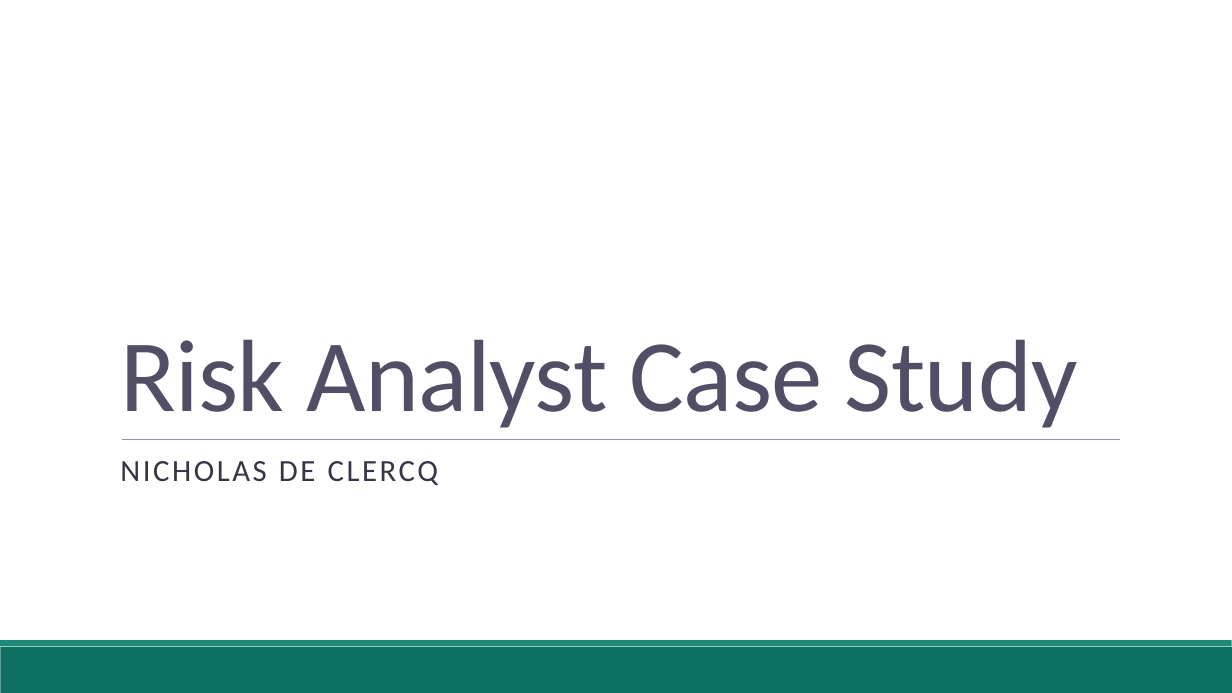
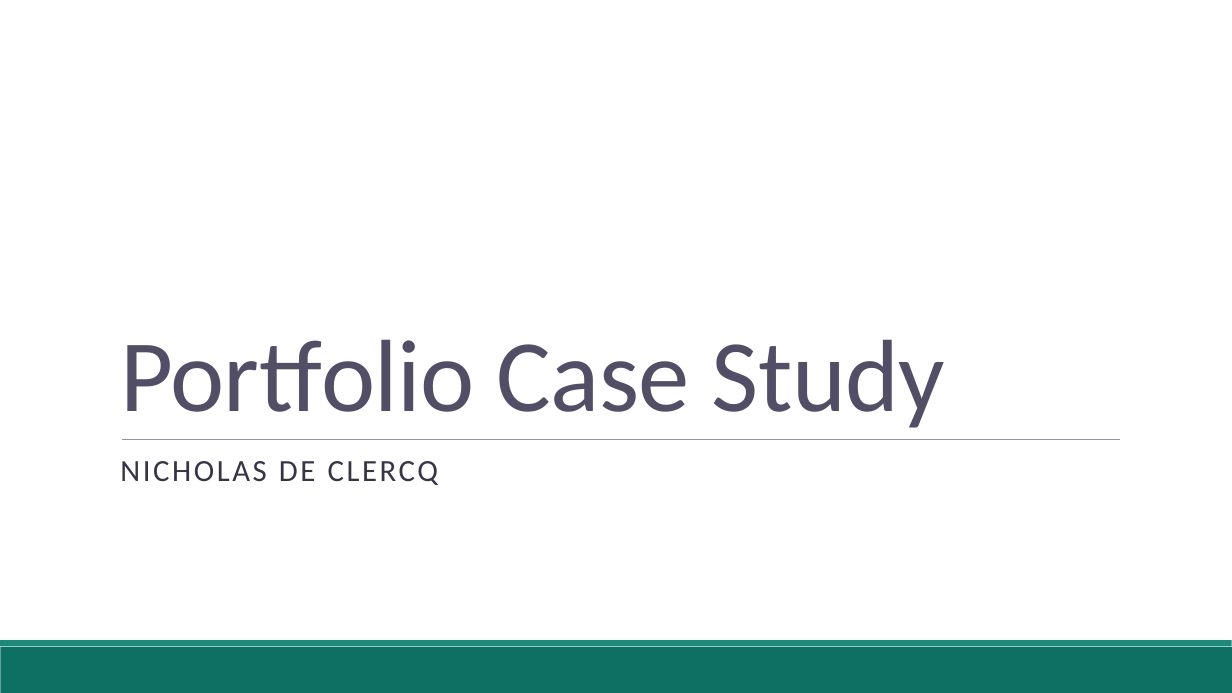
Before and after one commit to nickdc01/ninetyone_techinal_assesment, a slide deck: slide 1 of Final Presentation.pptx. Drawn at 1232x693 pixels with LibreOffice and Linux fonts; fonts in the diff are those of the drawing. Boxes give left, top, right and bottom in pixels: in the first picture for what was removed or moved away, otherwise in the second. Text is boxed around its words. In the diff, an @@ line names an element or a change of style, - is before the commit and + after.

```diff
--- a/Final Presentation.pptx
+++ b/Final Presentation.pptx
@@ title at [120,339,945,428]: text changed @@
-Risk Analyst Case Study
+Portfolio Case Study
```
Also in this commit, not shown: 1 other slide changed, 14 slides added, 5 other files.
